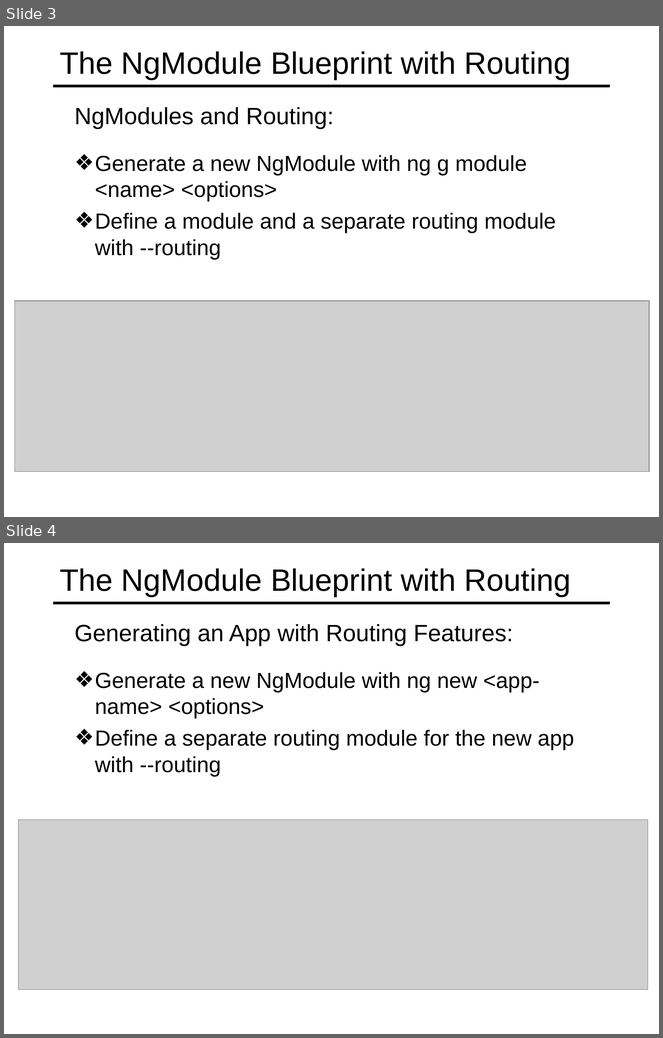
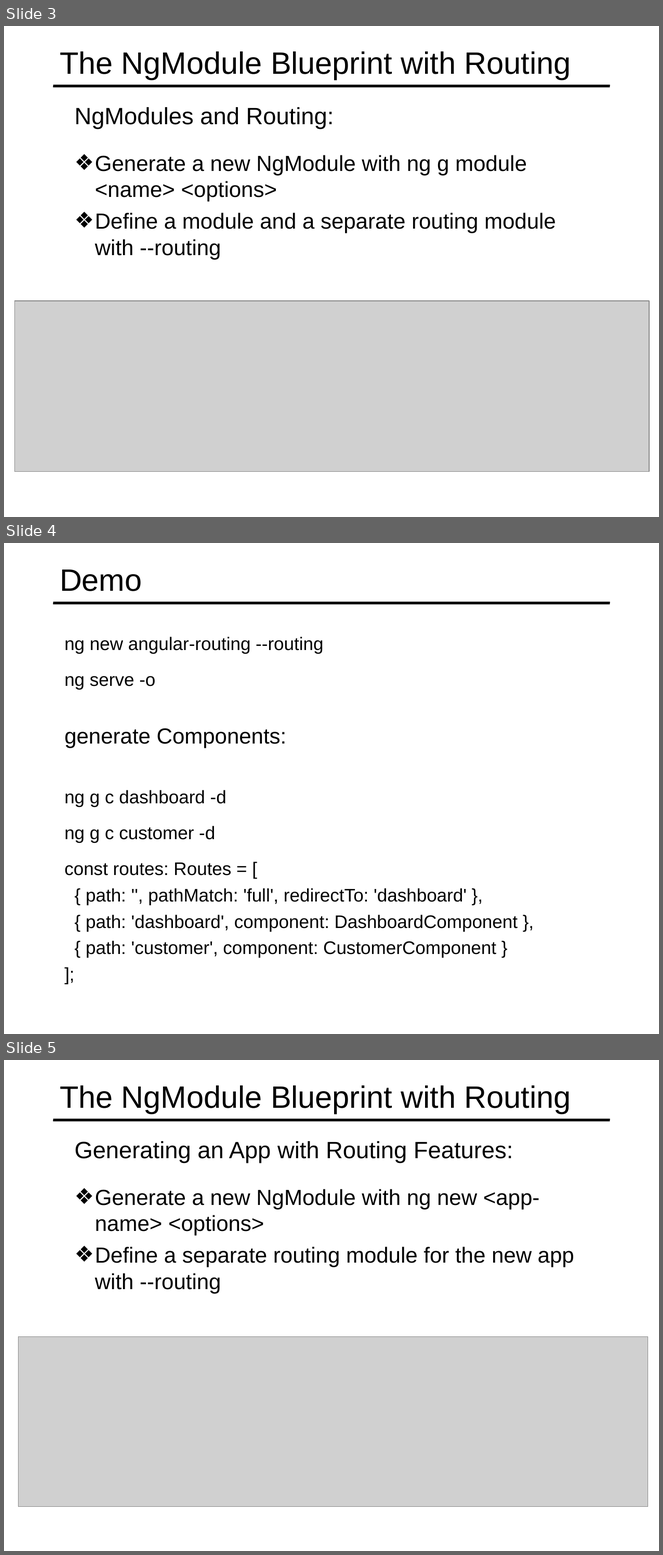
Before and after one commit to specter01wj/Jago_Link_Training, a slide deck: Angular/Angular7/Angular CLI/5.Generating Routing Features/L5_Generating Routing Features.ppt. Shown one above the other, each under a label of ours: slides 3 and 4 before the commit, slides 3, 4 and 5 after it. The pictures are 663x1038 and 663x1555 pixels, drawn with LibreOffice and Linux fonts; fonts in the diff are those of the drawing; grey boxes stand for pictures. Boxes give left, top, right and bottom in pixels: in the first picture for what was removed or moved away, otherwise in the second. Text is boxed around its words. In the diff, an @@ line names an element or a change of style, - is before the commit and + after.

Commit message:
09/05/2019 v1

```diff
--- a/Angular/Angular7/Angular CLI/5.Generating Routing Features/L5_Generating Routing Features.ppt
+++ b/Angular/Angular7/Angular CLI/5.Generating Routing Features/L5_Generating Routing Features.ppt
@@ slide 4 added at (4,543,659,1034), background #FFFFFF; not listed: 1 template element that a slide beside it also shows @@
@@ title added at (60,570,142,591), 34 pt, text #000000 @@
+Demo
@@ text added at (64,637,323,654), 20 pt, text #000000 @@
+  ng new angular-routing --routing
@@ text added at (64,676,155,690), 20 pt, text #000000 @@
+  ng serve -o
@@ text added at (64,728,287,748), 24 pt, text #000000 @@
+  generate Components:
@@ text added at (64,790,227,807), 20 pt, text #000000 @@
+  ng g c dashboard -d
@@ text added at (64,826,215,843), 20 pt, text #000000 @@
+  ng g c customer -d
@@ text added at (64,863,518,958), 20 pt, text #000000 @@
+  const routes: Routes = [
+  { path: '', pathMatch: 'full', redirectTo: 'dashboard' },
+  { path: 'dashboard', component: DashboardComponent },
+  { path: 'customer', component: CustomerComponent }
+  ];
@@ what was slide 4 is now slide 5 @@
```
